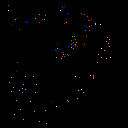
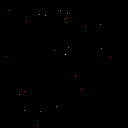
Layered file, before and after one edit (128x128). Changes by layer:
showed "items", painted on it over [6,10,111,126]
hid "objects", painted on it over [8,5,111,126]
